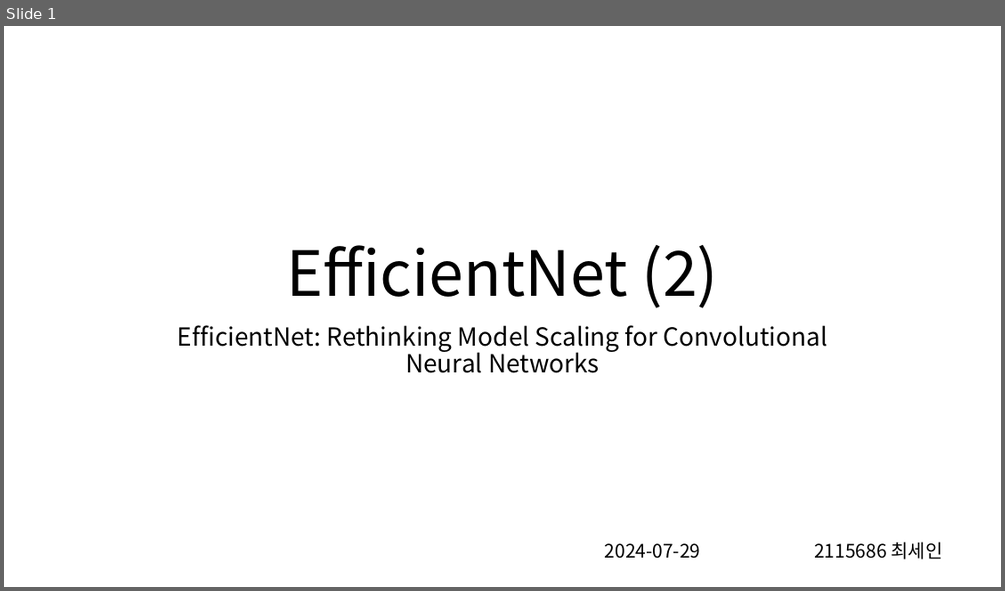
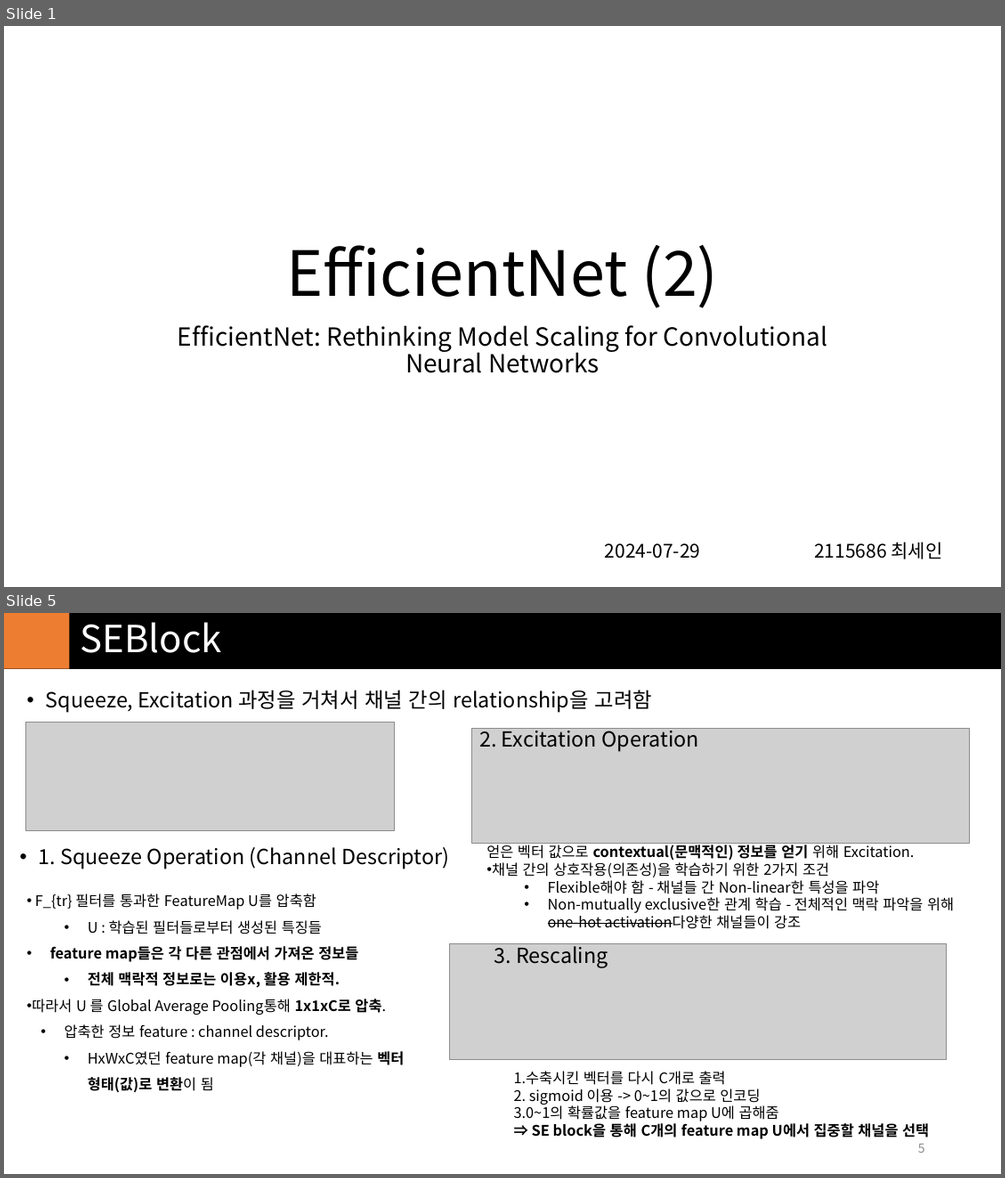
Before and after one commit to in3der/ivpl_Study_Model, a slide deck: EfficientNet/report/NASNet&EfficientNet_2.pptx. Shown one above the other, each under a label of ours: slide 1 before the commit, slides 1 and 5 after it; the slides between them are not shown. The pictures are 1005x591 and 1005x1178 pixels, drawn with LibreOffice and Linux fonts; fonts in the diff are those of the drawing; grey boxes stand for pictures. Boxes give left, top, right and bottom in pixels: in the first picture for what was removed or moved away, otherwise in the second. Text is boxed around its words. In the diff, an @@ line names an element or a change of style, - is before the commit and + after.

```diff
--- a/EfficientNet/report/NASNet&EfficientNet_2.pptx
+++ b/EfficientNet/report/NASNet&EfficientNet_2.pptx
@@ slide 5 added at [4,613,1001,1174], background #FFFFFF @@
@@ rectangle added at [4,613,1001,668], fill #000000, outline #000000 1 pt @@
@@ rectangle added at [4,613,70,668], fill #ED7D31 @@
@@ title added at [80,622,221,653], 36 pt, text #FFFFFF @@
+SEBlock
@@ text added at [46,690,652,713], 20 pt, text #000000 @@
+• Squeeze, Excitation 과정을 거쳐서 채널 간의 relationship을 고려함
@@ picture added at [25,722,395,831] @@
@@ picture added at [472,728,970,843] @@
@@ text added at [479,725,699,752], 20 pt, text #000000 @@
+2. Excitation Operation
@@ text added at [39,847,449,869], 20 pt, text #000000 @@
+• 1. Squeeze Operation (Channel Descriptor)
@@ text added at [486,843,954,929], 14 pt, text #000000 @@
+얻은 벡터 값으로 contextual(문맥적인) 정보를 얻기 위해 Excitation.
+• 채널 간의 상호작용(의존성)을 학습하기 위한 2가지 조건
+  • Flexible해야 함 - 채널들 간 Non-linear한 특성을 파악
+  • Non-mutually exclusive한 관계 학습 - 전체적인 맥락 파악을 위해 one-hot activation다양한 채널들이 강조
@@ text added at [32,893,404,1092], 14 pt, text #000000 @@
+• F_{tr} 필터를 통과한 FeatureMap U를 압축함
+  • U : 학습된 필터들로부터 생성된 특징들
+• feature map들은 각 다른 관점에서 가져온 정보들
+  • 전체 맥락적 정보로는 이용x, 활용 제한적.
+• 따라서 U 를 Global Average Pooling통해 1x1xC로 압축.
+  • 압축한 정보 feature : channel descriptor.
+  • HxWxC였던 feature map(각 채널)을 대표하는 벡터 형태(값)로 변환이 됨
@@ picture added at [450,943,947,1060] @@
@@ text added at [494,942,608,968], 20 pt, text #000000 @@
+3. Rescaling
@@ text added at [514,1070,929,1139], 14 pt, text #000000 @@
+1. 수축시킨 벡터를 다시 C개로 출력
+2. sigmoid 이용 -> 0~1의 값으로 인코딩
+3. 0~1의 확률값을 feature map U에 곱해줌
+⇒ SE block을 통해 C개의 feature map U에서 집중할 채널을 선택
@@ page number added at [918,1143,925,1152], 12 pt, text #8C8C8C @@
+5
```
Also in this commit, not shown: 3 slides changed, 5 other slides added, 8 slides removed, 1 other file.
